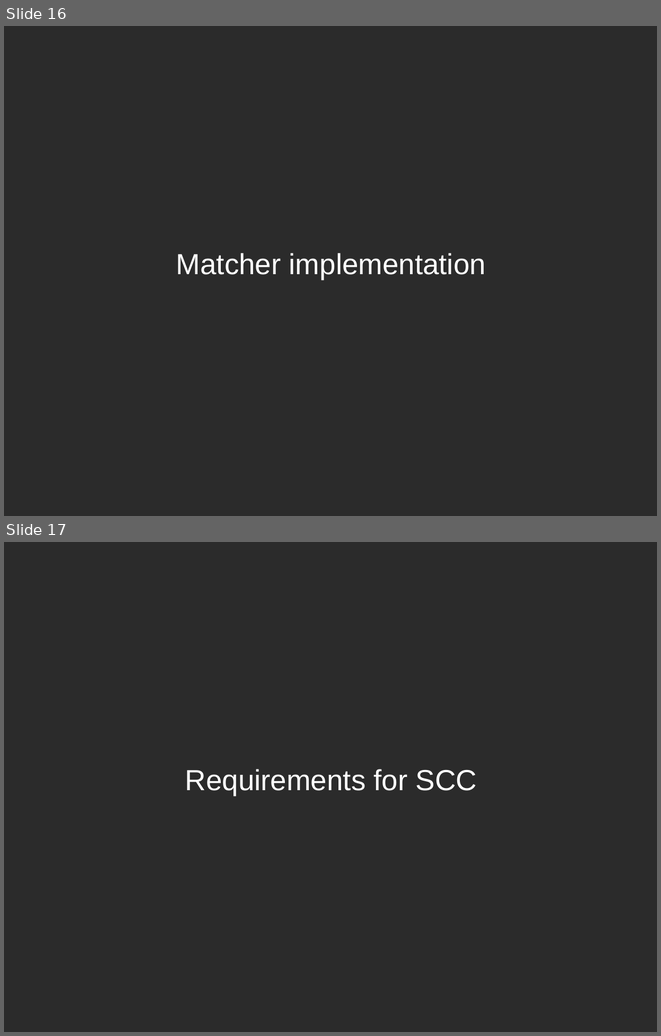
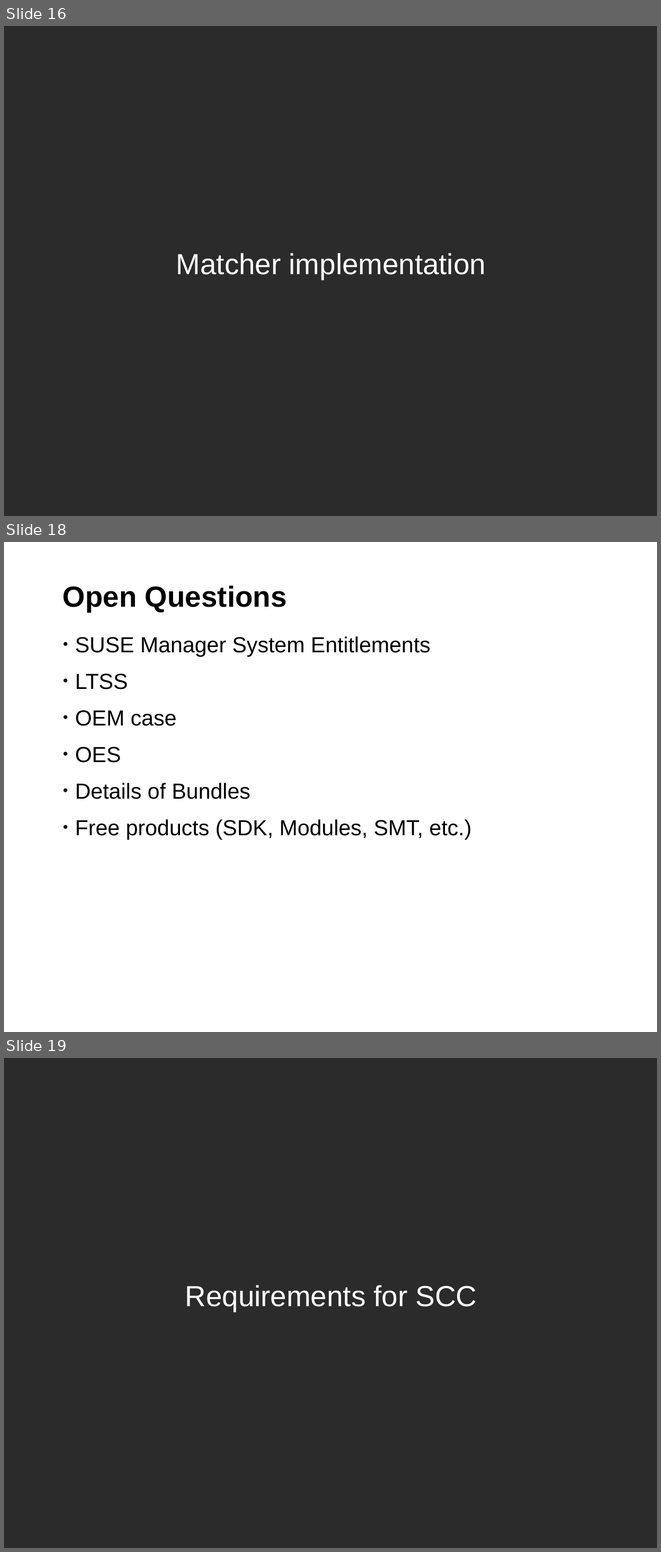
Before and after one commit to hustodemon/subscription-matcher, a slide deck: doc/SubscriptionCounting.odp. Shown one above the other, each under a label of ours: slides 16 and 17 before the commit, slides 16, 18 and 19 after it; the slides between them are not shown. The pictures are 661x1036 and 661x1552 pixels, drawn with LibreOffice and Linux fonts; fonts in the diff are those of the drawing; background and template pictures are left out; a plain dark background stands for a picture behind light text. Boxes give left, top, right and bottom in pixels: in the first picture for what was removed or moved away, otherwise in the second. Text is boxed around its words. In the diff, an @@ line names an element or a change of style, - is before the commit and + after.

```diff
--- a/doc/SubscriptionCounting.odp
+++ b/doc/SubscriptionCounting.odp
@@ slide 18 added at box(4, 542, 657, 1032), background #FFFFFF @@
@@ title added at box(63, 585, 287, 612), 32 pt, text #000000, bold @@
+Open Questions
@@ text added at box(75, 636, 471, 839), 24 pt, text #000000 @@
+• SUSE Manager System Entitlements
+• LTSS
+• OEM case
+• OES
+• Details of Bundles
+• Free products (SDK, Modules, SMT, etc.)
@@ page number added at box(4, 1007, 87, 1032), 11 pt, text #FFFFFF @@
+18
@@ what was slide 17 is now slide 19 @@
```
Also in this commit, not shown: 3 other slides added.
